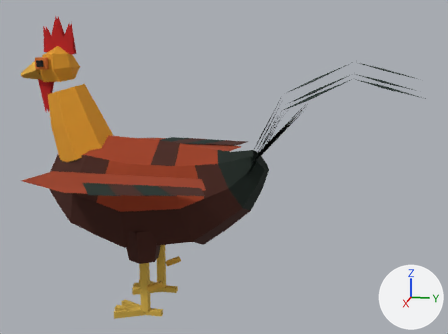
What one commit did to the glTF model game/assets/modelle/tiere/tier_hahn.glb.
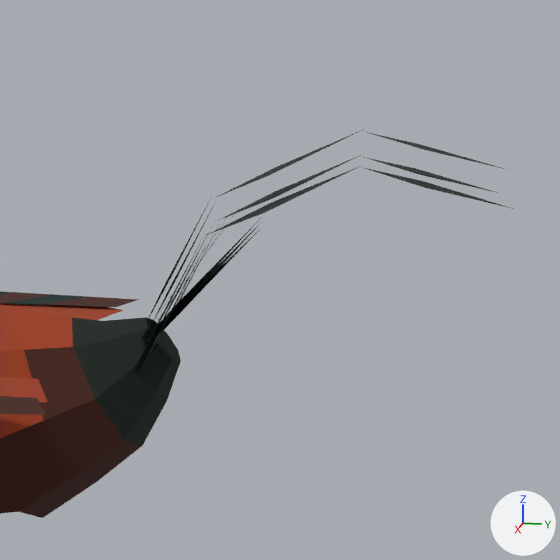
Old and new are each drawn whole from a 50 mm lens placed at (2.032, 0.671, 1.034), pointed at (-0.011, 0.262, 0.523) and again close up on the part from 41% to 100% of the width and 0% to 79% of the height. The axes (+X, +Y, +Z) are drawn at lower right. The lights are the same throughout. The older version's two pictures come first. Vertices at exactly the same position are counted once.

Objects in the first close-up: 'hahn'.
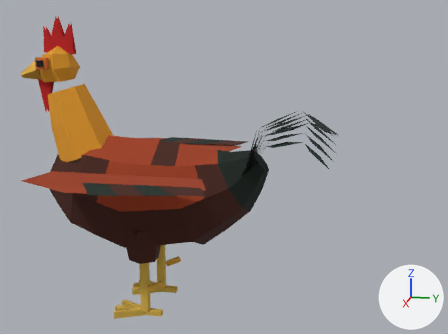
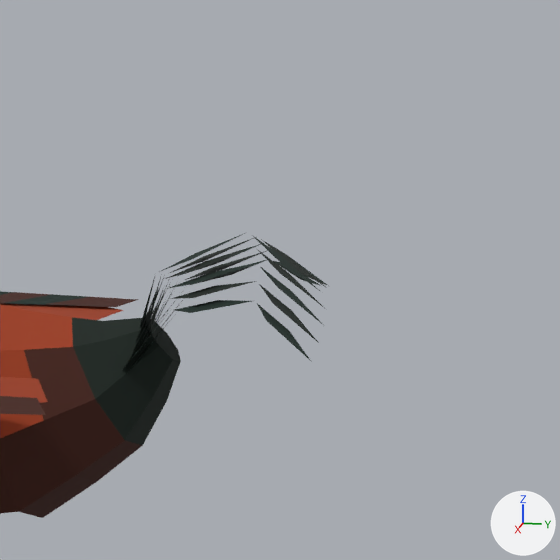
Boxes [x1, y1, x2, y2] around the edits, measured in the close-ups (560 x 560 px):
'hahn', reshaped: before [0, 129, 517, 518]; after [0, 233, 327, 518]
part 1 of me_hahn, deleted: before [207, 129, 517, 235]
part 2 of me_hahn, built on: before [135, 198, 262, 375]; after [122, 233, 327, 370]

Patch to the scene script:
```diff
--- a/game/assets/modelle/tiere/tier_hahn.glb.py
+++ b/game/assets/modelle/tiere/tier_hahn.glb.py
@@ me_hahn @@
 # used by ob_hahn; location = (0.0, 0.0, 0.0)
-me_hahn.from_pydata(...)  # 418 vertices, 484 faces; spans x -0.44..0.44, y -0.468..0.904, z -0.003..1.031
+me_hahn.from_pydata(...)  # 485 vertices, 516 faces; spans x -0.44..0.44, y -0.468..0.647, z -0.003..1.031
+# me_hahn part 1: 6 loose pieces with 24 vertices, spanning x -0.134..0.134, y 0.462..0.904, z 0.736..0.893, are deleted
+# me_hahn part 2
+# 53 vertices are removed from x -0.122..0.122, y 0.326..0.547, z 0.51..0.788
+# 28 faces are deleted
+# 144 vertices are added at x -0.278..0.278, y 0.326..0.647, z 0.501..0.732
+# 32 new faces join them, mat_hahn_schwarz (black #0f1f17)
+# 40 new faces join them, mat_hahn_gruen (black #0a261f)
 me_hahn.materials.append(mat_hahn_dunkel)
```
